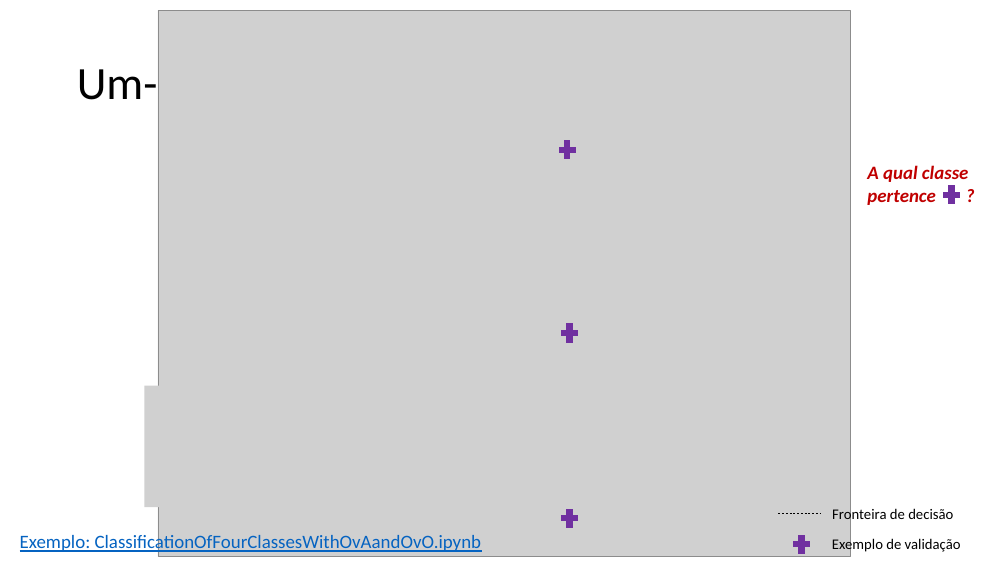
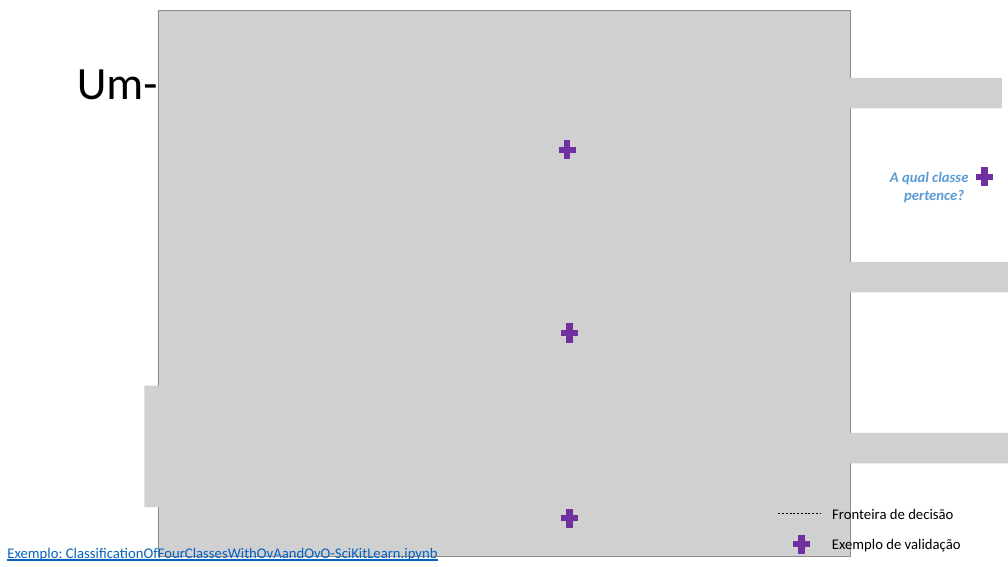
Before and after one commit to zz4fap/t320_aprendizado_de_maquina, a slide deck: slide 14 of slides/T320_Classificação (Parte IV).pptx (slide 7 before the commit). Drawn at 1008x567 pixels with LibreOffice and Linux fonts; fonts in the diff are those of the drawing; grey boxes stand for pictures. Boxes give left, top, right and bottom in pixels: in the first picture for what was removed or moved away, otherwise in the second. Text is boxed around its words. In the diff, an @@ line names an element or a change of style, - is before the commit and + after.

```diff
--- a/slides/T320_Classificação (Parte IV).pptx
+++ b/slides/T320_Classificação (Parte IV).pptx
@@ picture added at (832,78,1002,108) @@
@@ text at (890,171,968,203): text changed; size 18 to 14 pt; text colour #C00000 to #5B9BD5 @@
-A qual classe pertence ?
+A qual classe pertence?
@@ plus sign: place and size @@
-plus sign at (941,183,963,208)
+plus sign at (973,164,996,189)
@@ picture added at (838,262,1008,292) @@
@@ picture added at (826,433,1008,464) @@
@@ text at (7,545,438,562): text changed; size 18 to 14 pt @@
-Exemplo: ClassificationOfFourClassesWithOvAandOvO.ipynb
+Exemplo: ClassificationOfFourClassesWithOvAandOvO-SciKitLearn.ipynb
```
Also in this commit, not shown: 4 other slides changed, 7 slides added, 1 other file.
